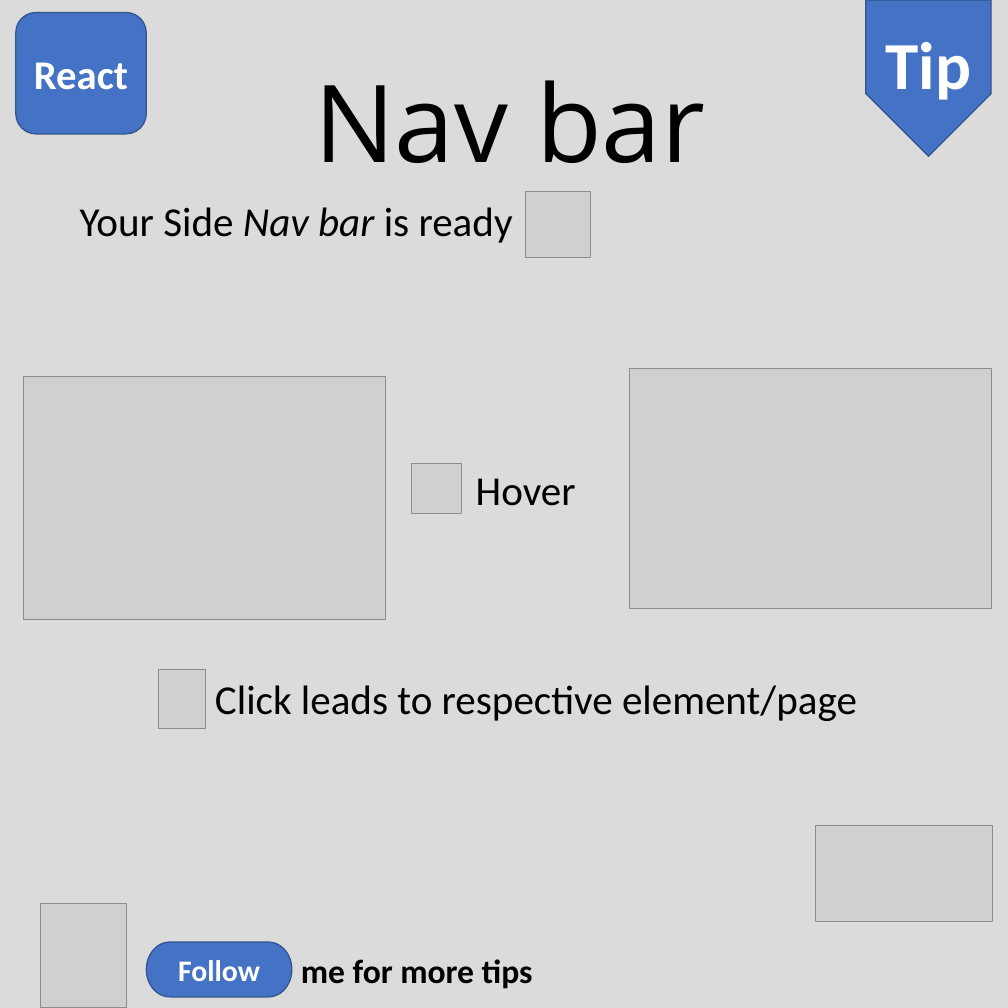
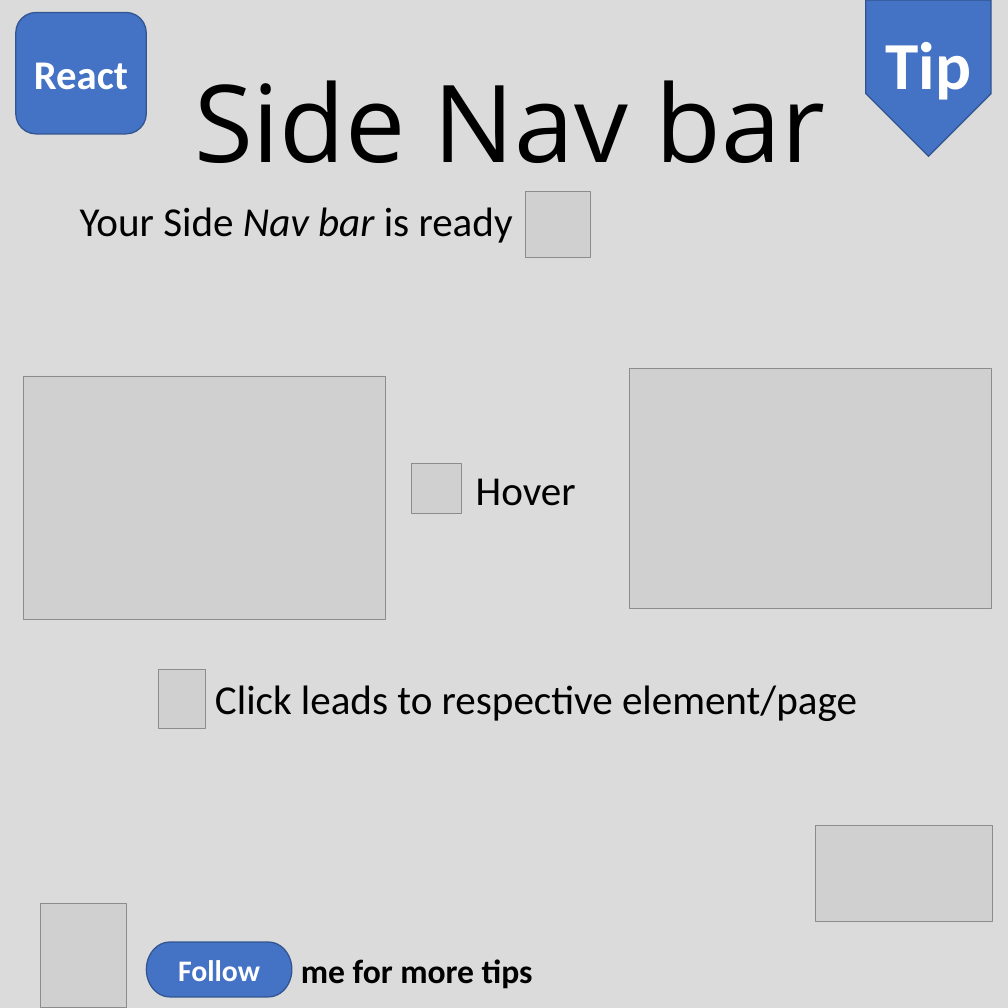
Before and after one commit to asadhasnain/tips, a slide deck: slide 6 of React/side-bar/Side-bar.pptx. Drawn at 1008x1008 pixels with LibreOffice and Linux fonts; fonts in the diff are those of the drawing; grey boxes stand for pictures. Boxes give left, top, right and bottom in pixels: in the first picture for what was removed or moved away, otherwise in the second. Text is boxed around its words. In the diff, an @@ line names an element or a change of style, - is before the commit and + after.

Commit message:
Side bar read and post

```diff
--- a/React/side-bar/Side-bar.pptx
+++ b/React/side-bar/Side-bar.pptx
@@ text at [194, 80, 825, 163]: text changed @@
-Nav bar
+Side Nav bar
```
Also in this commit, not shown: 1 other slide changed, 2 other files.
